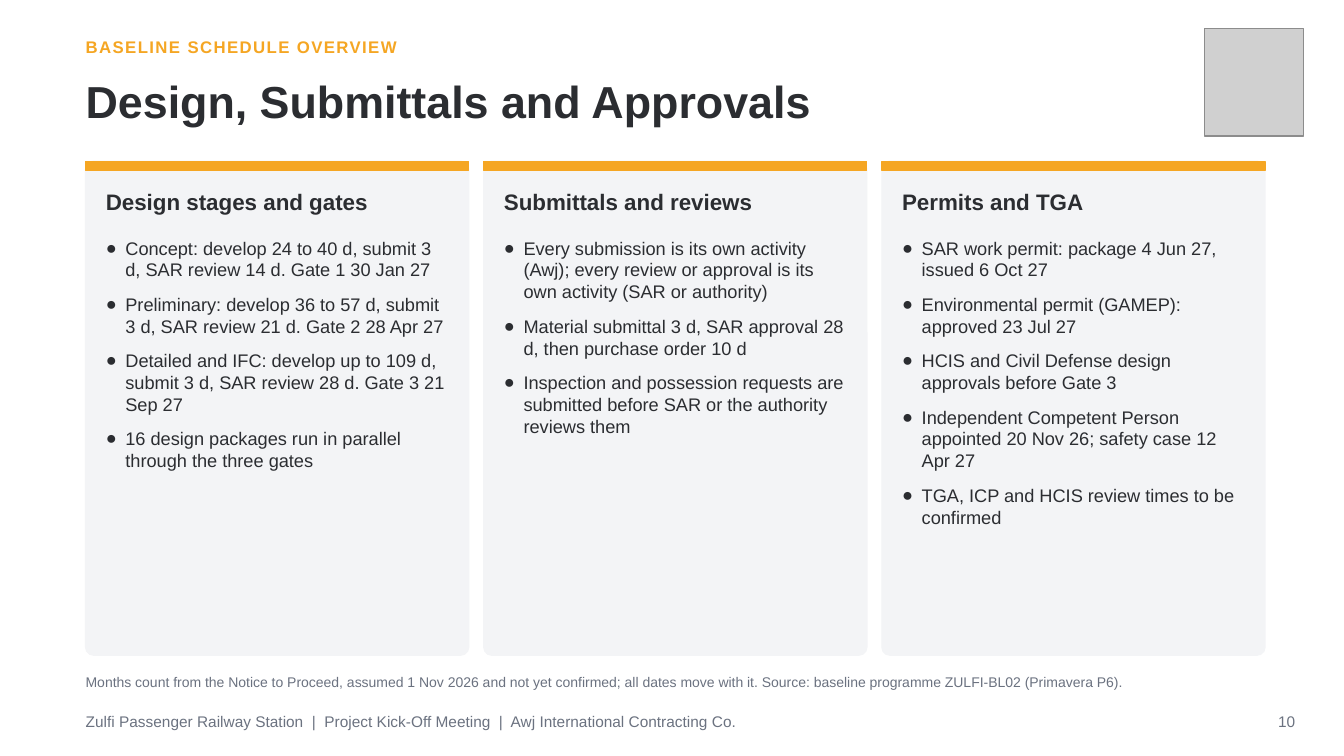
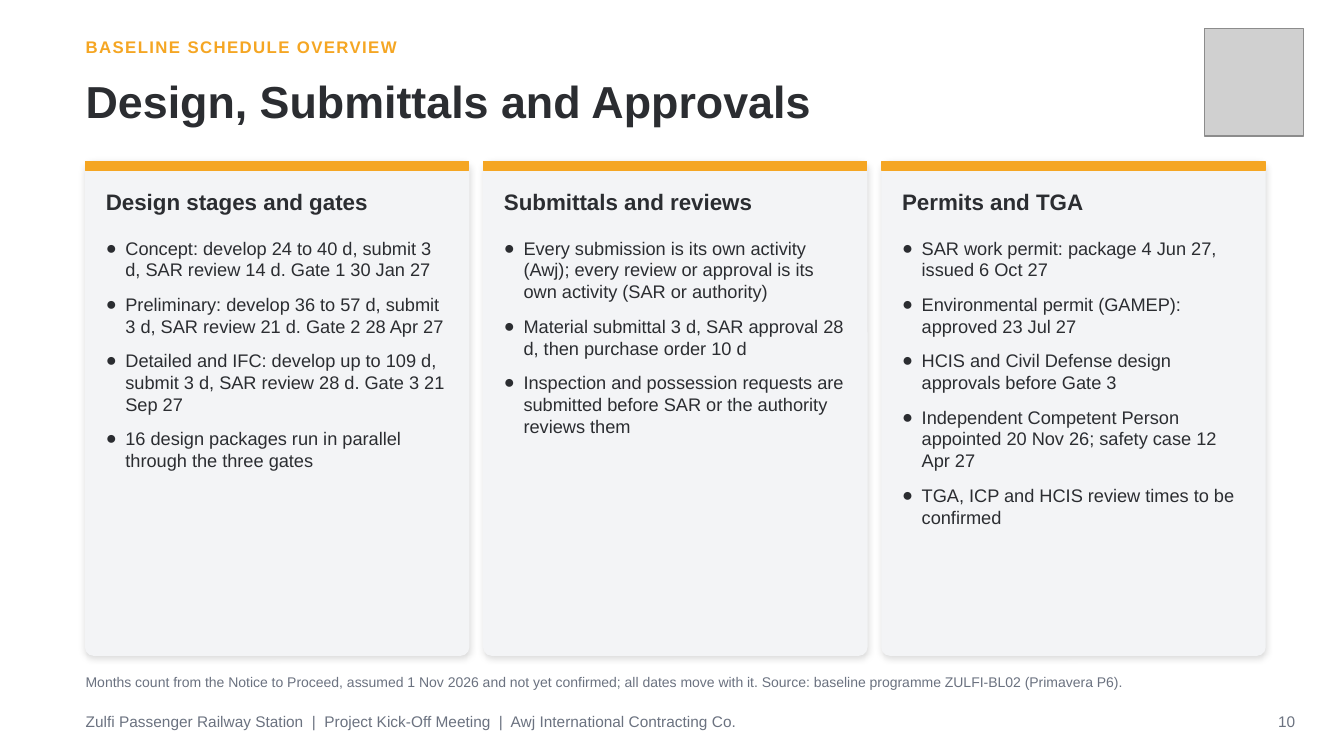
Before and after one commit to mostafaessam8-source/claude-fable-5-prompt, a slide deck: slide 3 of zulfi-project/deliverables/Zulfi_Kickoff_Baseline_Schedule_Slides.pptx. Drawn at 1344x756 pixels with LibreOffice and Linux fonts; fonts in the diff are those of the drawing; grey boxes stand for pictures. Boxes give left, top, right and bottom in pixels: in the first picture for what was removed or moved away, otherwise in the second. Text is boxed around its words. In the diff, an @@ line names an element or a change of style, - is before the commit and + after.

```diff
--- a/zulfi-project/deliverables/Zulfi_Kickoff_Baseline_Schedule_Slides.pptx
+++ b/zulfi-project/deliverables/Zulfi_Kickoff_Baseline_Schedule_Slides.pptx
@@ shadow on in 3 elements at <box>86,161,469,655</box>, <box>484,161,867,655</box>, <box>882,161,1265,655</box> @@
```
Also in this commit, not shown: 3 other slides changed, 2 other files.
